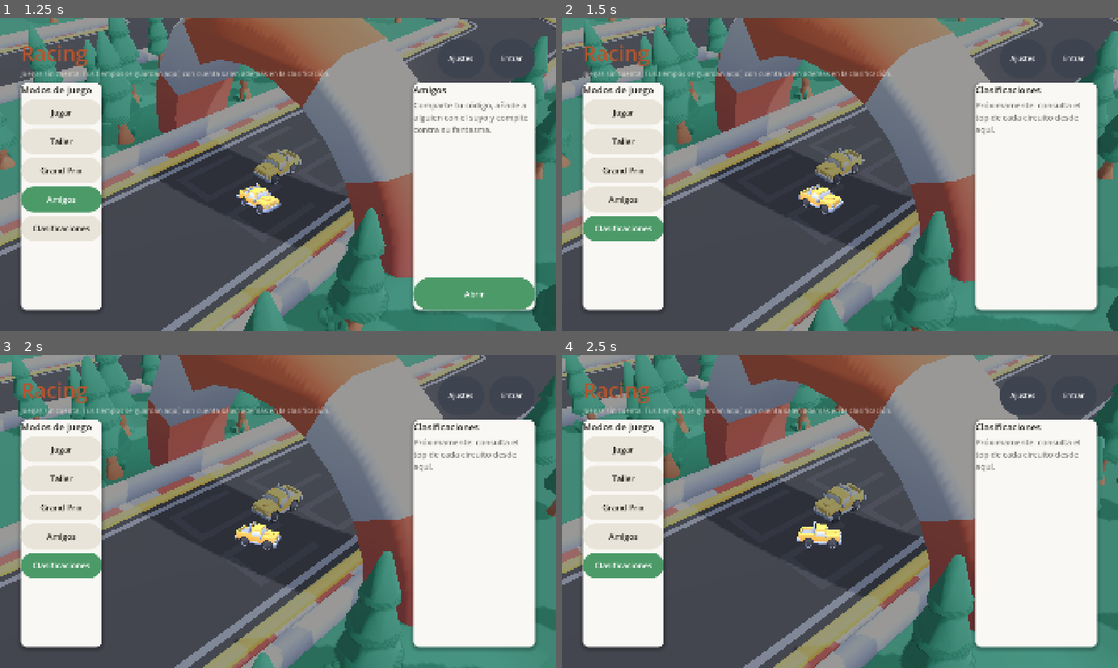
Above: before the commit, frames 1-4 (two rows, left to right).
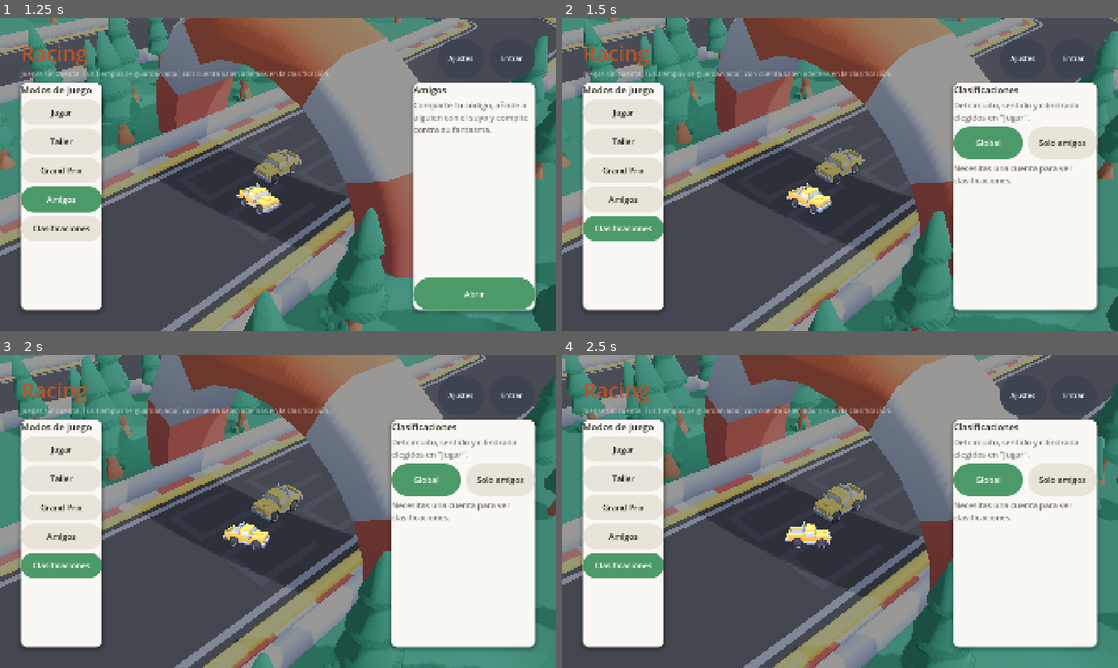
Above: after the commit, the same moments.

Repository: msalejandrojose/core
Game: Godot game, scene res://scenes/main.tscn
The game is run twice, just before and just after one commit, with the same random seed, the same clock (stepped at 60 frames per second) and the same inputs.
Inputs (mouse positions are in pixels of both pictures, inside the frame that each line leads up to):
- Up to frame 1 (1.25 s): click "Amigos" at 0.5 s
- Up to frame 2 (1.5 s): click "Clasificaciones" at 1.25 s
- Up to frame 3 (2 s): no input
- Up to frame 4 (2.5 s): click (990, 480) at 2 s, where only the run after the commit has a clickable "Global"

Frame 1 is identical in both runs. In frame 2, 6.3% of the frame differs, in the area x 40-97%, y 20-95%; in frame 3, 6.2%; in frame 4, 6.2%.

Commit message:
feat(racing): pestaña de Clasificaciones — global y solo amigos (TASK-290)
Reemplaza el placeholder de la pestaña "Clasificaciones" del menú por el
ranking real del circuito/sentido/cilindrada ya elegidos en "Jugar", con
un botón "píldora" para alternar entre Global y Solo amigos (nombre
elegido a propósito: "Amigos" ya es el texto de la pestaña de navegación,
y repetirlo en el toggle confundía tanto al jugador como a cualquier
búsqueda por texto — lo encontré con el propio test).

RacingApi gana friends_leaderboard() y un season_id opcional en
leaderboard(), en línea con el resto de wrappers de temporada.

Diff:
--- a/apps/game/scripts/net/racing_api.gd
+++ b/apps/game/scripts/net/racing_api.gd
@@ -51,6 +51,16 @@
 	return await Api.get_json("/racing/seasons/current")
 
 
+## Ranking del circuito acotado a ti y tus amigos (TASK-290): la posición de
+## cada fila es el puesto DENTRO de ese grupo, no el global. `season_id`,
+## misma semántica que en `leaderboard()`.
+func friends_leaderboard(track_key: String, season_id: String = ""):
+	var query := ""
+	if not season_id.is_empty():
+		query = "?seasonId=%s" % season_id.uri_encode()
+	return await Api.get_json("/racing/tracks/%s/leaderboard/friends%s" % [track_key, query])
+
+
 func tracks(limit: int = 20):
 	return await Api.get_json("/racing/tracks?limit=%d" % limit)
 
--- a/apps/game/scripts/ui/main_menu.gd
+++ b/apps/game/scripts/ui/main_menu.gd
@@ -63,6 +63,9 @@
 var _direction_buttons: Array[Button] = []
 var _engine_buttons: Array[Button] = []
 var _online_button: Button
+## Solo válidos mientras la pestaña "Clasificaciones" está montada (TASK-290).
+var _leaderboard_status: Label
+var _leaderboard_container: VBoxContainer
 
 ## Persistente entre pestañas: vive en la cabecera, no en el contenido.
 var _account_button: Button
@@ -232,6 +235,8 @@
 	_direction_buttons.clear()
 	_engine_buttons.clear()
 	_online_button = null
+	_leaderboard_status = null
+	_leaderboard_container = null
 
 	match tab:
 		Tab.JUGAR:
@@ -252,9 +257,7 @@
 				"Comparte tu código, añade a alguien con el suyo y compite contra su fantasma.",
 				"res://scenes/ui/friends-screen.tscn")
 		Tab.CLASIFICACIONES:
-			_build_placeholder_tab(
-				"Clasificaciones",
-				"Próximamente: consulta el top de cada circuito desde aquí.")
+			_build_clasificaciones_tab()
 
 
 func _build_jugar_tab() -> void:
@@ -364,9 +367,114 @@
 	_content.add_child(open_button)
 
 
-func _build_placeholder_tab(title_text: String, message: String) -> void:
-	_content.add_child(_heading(title_text))
-	_content.add_child(_label(message))
+## Clasificaciones del circuito ya elegido en "Jugar" — mundial o acotada a
+## amigos (TASK-290), con un botón "píldora" para alternar, mismo lenguaje
+## visual que los de sentido/cilindrada. Ninguna de las dos requiere elegir
+## circuito aquí: es el mismo de siempre, así que "tu mejor marca" (Jugar) y
+## "tu clasificación" (esta pestaña) hablan siempre del mismo sitio.
+func _build_clasificaciones_tab() -> void:
+	_content.add_child(_heading("Clasificaciones"))
+	_content.add_child(_label(
+		"Del circuito, sentido y cilindrada elegidos en \"Jugar\"."))
+
+	var toggle := HBoxContainer.new()
+	toggle.add_theme_constant_override("separation", 16)
+	_content.add_child(toggle)
+
+	var mode_group := ButtonGroup.new()
+	var global_button := UiTheme.pill_button(
+		"Global", _OPTION_BG, UiTheme.CARD_INK, UiTheme.BUTTON_MIN_SIZE,
+		UiTheme.FONT_SM, UiTheme.GOOD, Color.WHITE)
+	global_button.toggle_mode = true
+	global_button.button_group = mode_group
+	global_button.button_pressed = true
+	global_button.pressed.connect(func() -> void: _load_leaderboard(false))
+	toggle.add_child(global_button)
+
+	# "Solo amigos" y no "Amigos": ya hay una pestaña de navegación con ese
+	# nombre (Tab.AMIGOS) — mismo texto en dos botones visibles a la vez
+	# confunde tanto a quien juega como a cualquier búsqueda por texto.
+	var friends_button := UiTheme.pill_button(
+		"Solo amigos", _OPTION_BG, UiTheme.CARD_INK, UiTheme.BUTTON_MIN_SIZE,
+		UiTheme.FONT_SM, UiTheme.GOOD, Color.WHITE)
+	friends_button.toggle_mode = true
+	friends_button.button_group = mode_group
+	friends_button.pressed.connect(func() -> void: _load_leaderboard(true))
+	toggle.add_child(friends_button)
+
+	_leaderboard_status = _label("Cargando…")
+	_content.add_child(_leaderboard_status)
+
+	var scroll := ScrollContainer.new()
+	scroll.size_flags_vertical = Control.SIZE_EXPAND_FILL
+	scroll.horizontal_scroll_mode = ScrollContainer.SCROLL_MODE_DISABLED
+	_content.add_child(scroll)
+
+	_leaderboard_container = VBoxContainer.new()
+	_leaderboard_container.add_theme_constant_override("separation", 8)
+	_leaderboard_container.size_flags_horizontal = Control.SIZE_EXPAND_FILL
+	scroll.add_child(_leaderboard_container)
+
+	_load_leaderboard(false)
+
+
+func _load_leaderboard(friends_only: bool) -> void:
+	if not is_instance_valid(_leaderboard_status):
+		return
+
+	for child in _leaderboard_container.get_children():
+		child.free()
+
+	# Mismo requisito que el resto del leaderboard (`race_result_screen.gd`):
+	# sin sesión no hay con quién identificar ni una posición ni una lista de
+	# amigos.
+	if not Session.is_logged_in():
+		_leaderboard_status.text = "Necesitas una cuenta para ver clasificaciones."
+		return
+
+	_leaderboard_status.text = "Cargando…"
+
+	var key := GameSettings.track_key()
+	var response = (
+		await RacingApi.friends_leaderboard(key) if friends_only
+		else await RacingApi.leaderboard(key, 20))
+
+	# La pestaña pudo cambiar mientras esperábamos la respuesta.
+	if not is_instance_valid(_leaderboard_status):
+		return
+
+	if not response.ok or not (response.data is Dictionary):
+		_leaderboard_status.text = "No se pudo cargar la clasificación."
+		return
+
+	var entries: Array = response.data.get("entries", [])
+	if entries.is_empty():
+		_leaderboard_status.text = (
+			"Ninguno de tus amigos tiene marca en este circuito todavía." if friends_only
+			else "Todavía no hay marcas en este circuito.")
+		return
+
+	_leaderboard_status.text = ""
+	var hud_script := load("res://scripts/ui/race_hud.gd")
+	for entry in entries:
+		_leaderboard_container.add_child(_leaderboard_row(entry, hud_script))
+
+
+func _leaderboard_row(entry: Dictionary, hud_script: Script) -> Control:
+	var row := HBoxContainer.new()
+	row.add_theme_constant_override("separation", 16)
+
+	var position_label := _label("#%d" % int(entry.get("position", 0)))
+	position_label.custom_minimum_size = Vector2(56, 0)
+	row.add_child(position_label)
+
+	var name_label := _label(str(entry.get("displayName", "?")))
+	name_label.size_flags_horizontal = Control.SIZE_EXPAND_FILL
+	row.add_child(name_label)
+
+	row.add_child(_label(hud_script.format_ms(int(entry.get("durationMs", 0)))))
+
+	return row
 
 
 # --- Estado -------------------------------------------------------------------
--- /dev/null
+++ b/apps/game/tests/leaderboard_tab_test.gd
@@ -0,0 +1,204 @@
+extends Node
+
+const TestEnv := preload("res://tests/test_env.gd")
+
+## Prueba de la pestaña "Clasificaciones" del menú (TASK-290):
+##
+##     godot --headless --quit-after 800 res://tests/leaderboard_tab_test.tscn
+##
+## Mismo servidor falso (TCPServer + HTTP a mano, solo GET) que
+## `season_progress_test.gd`.
+
+var _failures := 0
+
+var _server := TCPServer.new()
+var _port := 0
+var _pending: Array = []  # cada uno: {"peer": StreamPeerTCP, "buffer": String}
+
+var _global_status := 200
+var _global_body := '{"entries":[],"yourPosition":null,"seasonId":null}'
+var _friends_status := 200
+var _friends_body := '{"entries":[],"seasonId":null}'
+
+var _menu: CanvasLayer
+
+
+func _ready() -> void:
+	TestEnv.reset()
+
+	_server.listen(0, "127.0.0.1")
+	_port = _server.get_local_port()
+	set_process(true)
+
+	Api.base_url = "http://127.0.0.1:%d/v1" % _port
+
+	var main: Node = load("res://scenes/main.tscn").instantiate()
+	add_child(main)
+	await get_tree().physics_frame
+
+	var director: RaceDirector = main.get_node("RaceDirector")
+	director.set_process(false)
+	_menu = main.get_node("MainMenu")
+
+	await _test_sin_sesion_pide_cuenta()
+	await _test_global_con_marcas()
+	await _test_alternar_a_amigos()
+	await _test_sin_marcas_de_amigos()
+	await _test_error_de_red()
+
+	_server.stop()
+	Session.logout()
+
+	if _failures == 0:
+		print("\nOK")
+		get_tree().quit(0)
+	else:
+		print("\nFALLOS: %d" % _failures)
+		get_tree().quit(1)
+
+
+func _process(_delta: float) -> void:
+	while _server.is_connection_available():
+		_pending.append({"peer": _server.take_connection(), "buffer": ""})
+
+	var still_pending: Array = []
+	for entry in _pending:
+		var peer: StreamPeerTCP = entry["peer"]
+		if peer.get_available_bytes() > 0:
+			entry["buffer"] += peer.get_data(peer.get_available_bytes())[1].get_string_from_utf8()
+
+		if entry["buffer"].find("\r\n\r\n") != -1:
+			_reply(peer, entry["buffer"])
+		else:
+			still_pending.append(entry)
+	_pending = still_pending
+
+
+func _reply(peer: StreamPeerTCP, text: String) -> void:
+	var request_line := text.split("\r\n")[0] if text.length() > 0 else ""
+
+	var status := 200
+	var reply_body := "{}"
+	if request_line.find("/leaderboard/friends") != -1:
+		status = _friends_status
+		reply_body = _friends_body
+	elif request_line.find("/leaderboard") != -1:
+		status = _global_status
+		reply_body = _global_body
+
+	var body_bytes := reply_body.to_utf8_buffer()
+	var header := (
+		"HTTP/1.1 %d OK\r\nContent-Type: application/json\r\nContent-Length: %d\r\nConnection: close\r\n\r\n"
+		% [status, body_bytes.size()])
+	peer.put_data(header.to_utf8_buffer() + body_bytes)
+
+
+# --- Casos --------------------------------------------------------------------
+
+func _test_sin_sesion_pide_cuenta() -> void:
+	Session.logout()
+	_menu._select_tab(_menu.Tab.CLASIFICACIONES)
+	await _settle()
+
+	_check(_menu._leaderboard_status.text.find("Necesitas una cuenta") != -1, true,
+		"sin sesión, pide cuenta en vez de listar")
+	_check(_menu._leaderboard_container.get_child_count(), 0, "y no hay filas")
+
+
+func _test_global_con_marcas() -> void:
+	Session.access_token = "token-de-prueba"
+	Api.access_token = "token-de-prueba"
+	_global_body = JSON.stringify({
+		"entries": [
+			{"position": 1, "userId": "u1", "displayName": "Ana", "durationMs": 38420, "achievedAt": "2026-01-01T00:00:00.000Z"},
+			{"position": 2, "userId": "u2", "displayName": "Bea", "durationMs": 40000, "achievedAt": "2026-01-01T00:00:00.000Z"},
+		],
+		"yourPosition": 2,
+		"seasonId": null,
+	})
+
+	_menu._select_tab(_menu.Tab.CLASIFICACIONES)
+	await _settle()
+
+	_check(_menu._leaderboard_container.get_child_count(), 2, "carga las dos filas del ranking global")
+	_check(_find_label_containing(_menu._leaderboard_container, "Ana") != null, true, "con el nombre del primero")
+
+
+func _test_alternar_a_amigos() -> void:
+	_friends_body = JSON.stringify({
+		"entries": [
+			{"position": 1, "userId": "me", "displayName": "Yo", "durationMs": 39000, "achievedAt": "2026-01-01T00:00:00.000Z"},
+		],
+		"seasonId": null,
+	})
+
+	var friends_button := _find_button(_menu, "Solo amigos")
+	_check(friends_button != null, true, "hay botón para alternar a solo amigos")
+	friends_button.pressed.emit()
+	await _settle()
+
+	_check(_menu._leaderboard_container.get_child_count(), 1, "carga el ranking de amigos, distinto del global")
+	_check(_find_label_containing(_menu._leaderboard_container, "Yo") != null, true, "con el propio jugador dentro")
+
+
+func _test_sin_marcas_de_amigos() -> void:
+	_friends_body = '{"entries":[],"seasonId":null}'
+
+	var friends_button := _find_button(_menu, "Solo amigos")
+	friends_button.pressed.emit()
+	await _settle()
+
+	_check(_menu._leaderboard_container.get_child_count(), 0, "sin marcas de amigos, no hay filas")
+	_check(_menu._leaderboard_status.text.find("Ninguno de tus amigos") != -1, true, "y lo dice claramente")
+
+
+func _test_error_de_red() -> void:
+	_global_status = 500
+	_global_body = '{"code":"INTERNAL","message":"error"}'
+
+	var global_button := _find_button(_menu, "Global")
+	global_button.pressed.emit()
+	await _settle()
+
+	_check(_menu._leaderboard_status.text.find("No se pudo cargar") != -1, true, "si falla la petición, lo dice")
+
+	_global_status = 200
+
+
+# --- Utilidades ---------------------------------------------------------------
+
+func _settle() -> void:
+	for i in 60:
+		await get_tree().process_frame
+
+
+func _find_button(root: Node, text: String) -> Button:
+	if root is Button and root.text == text:
+		return root
+	for child in root.get_children():
+		var found := _find_button(child, text)
+		if found != null:
+			return found
+	return null
+
+
+func _find_label_containing(root: Node, text: String) -> Label:
+	if root is Label and root.text.find(text) != -1:
+		return root
+	for child in root.get_children():
+		var found := _find_label_containing(child, text)
+		if found != null:
+			return found
+	return null
+
+
+func _check(got, want, label: String) -> void:
+	_report(got == want, label, want, got)
+
+
+func _report(ok: bool, label: String, want, got) -> void:
+	if ok:
+		print("  ok   %s" % label)
+	else:
+		print("  FALLA %s — esperado %s, obtenido %s" % [label, want, got])
+		_failures += 1
--- /dev/null
+++ b/apps/game/tests/leaderboard_tab_test.tscn
@@ -0,0 +1,6 @@
+[gd_scene load_steps=2 format=3]
+
+[ext_resource type="Script" path="res://tests/leaderboard_tab_test.gd" id="1_leaderboard_tab"]
+
+[node name="LeaderboardTabTest" type="Node"]
+script = ExtResource("1_leaderboard_tab")
